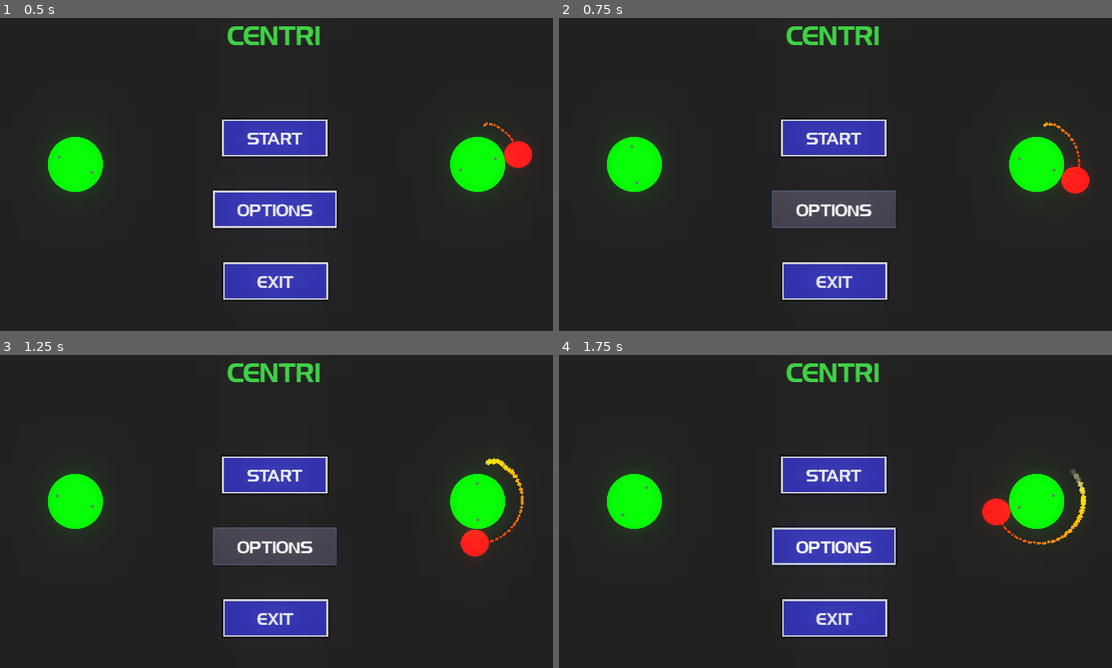
Above: before the commit, frames 1-4 (two rows, left to right).
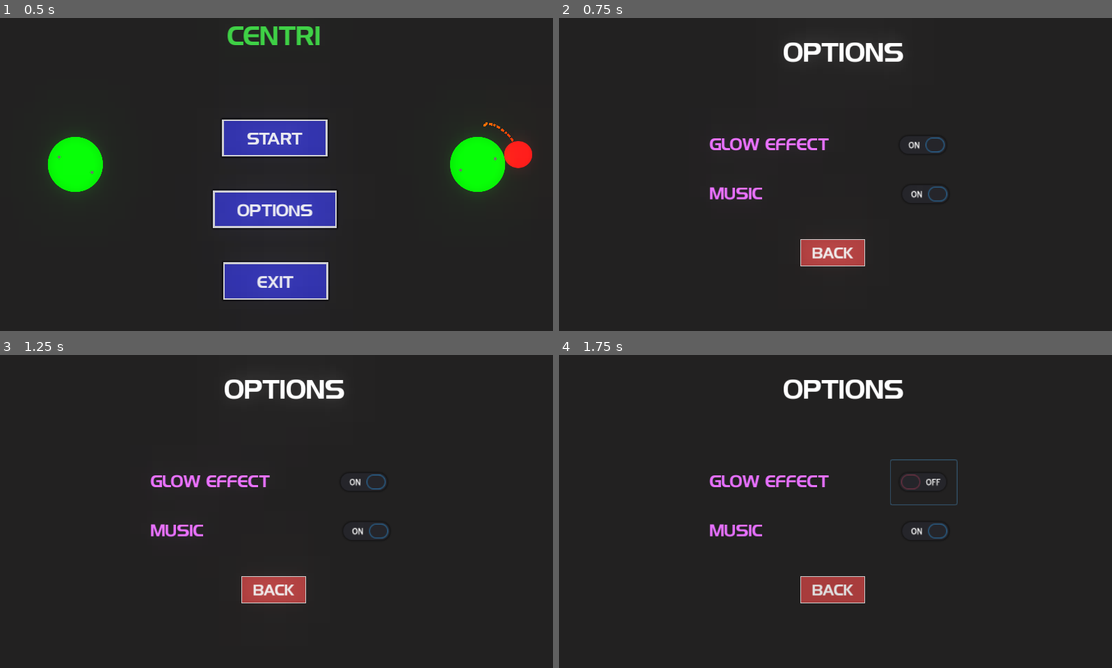
Above: after the commit, the same moments.

Repository: superRaptor911/centri
Game: Godot game, scene res://menus/MainMenu.tscn
Two runs of this game, one before a commit and one after it. Both use one fixed random seed, a clock stepped at 60 frames per second and the inputs below.
Inputs (mouse positions are in pixels of both pictures, inside the frame that each line leads up to):
- Up to frame 1 (0.5 s): no input
- Up to frame 2 (0.75 s): click "OPTIONS" at 0.5 s
- Up to frame 3 (1.25 s): no input
- Up to frame 4 (1.75 s): click (923, 483) at 1.27 s

Frame 1 is identical in both runs. In frame 2, 13% of the frame differs, in the area x 8-96%, y 2-90%; in frame 3, 14%; in frame 4, 14%.

Commit message:
menu update

Diff:
--- /dev/null
+++ b/admob-lib/admob.gd
@@ -0,0 +1,173 @@
+extends Node
+
+class_name Admob, "res://admob-lib/icon.png"
+
+# signals
+signal banner_loaded
+signal banner_failed_to_load(error_code)
+signal interstitial_failed_to_load(error_code)
+signal interstitial_loaded
+signal interstitial_closed
+signal rewarded_video_loaded
+signal rewarded_video_closed
+signal rewarded(currency, amount)
+signal rewarded_video_left_application
+signal rewarded_video_failed_to_load(error_code)
+signal rewarded_video_opened
+signal rewarded_video_started
+
+# properties
+export var is_real:bool setget is_real_set
+export var banner_on_top:bool = true
+export var banner_id:String
+export var interstitial_id:String
+export var rewarded_id:String
+export var child_directed:bool = false
+export var is_personalized:bool = true
+export(String, "G", "PG", "T", "MA") var max_ad_content_rate
+
+# "private" properties
+var _admob_singleton = null
+var _is_interstitial_loaded:bool = false
+var _is_rewarded_video_loaded:bool = false
+
+
+func _enter_tree():
+	if not init():
+		print("Admob Java Singleton not found")
+
+# setters
+func is_real_set(new_val) -> void:
+	is_real = new_val
+# warning-ignore:return_value_discarded
+	init()
+
+func child_directed_set(new_val) -> void:
+	child_directed = new_val
+# warning-ignore:return_value_discarded
+	init()
+
+func is_personalized_set(new_val) -> void:
+	is_personalized = new_val
+# warning-ignore:return_value_discarded
+	init()
+
+func max_ad_content_rate_set(new_val) -> void:
+	if new_val != "G" and new_val != "PG" \
+		and new_val != "T" and new_val != "MA":
+
+		max_ad_content_rate = "G"
+		print("Invalid max_ad_content_rate, using 'G'")
+
+
+# initialization
+func init() -> bool:
+	if(Engine.has_singleton("AdMob")):
+		_admob_singleton = Engine.get_singleton("AdMob")
+		_admob_singleton.initWithContentRating(
+			is_real,
+			get_instance_id(),
+			child_directed,
+			is_personalized,
+			max_ad_content_rate
+		)
+		return true
+	return false
+
+# load
+
+func load_banner() -> void:
+	if _admob_singleton != null:
+		_admob_singleton.loadBanner(banner_id, banner_on_top)
+
+func load_interstitial() -> void:
+	if _admob_singleton != null:
+		_admob_singleton.loadInterstitial(interstitial_id)
+
+func is_interstitial_loaded() -> bool:
+	if _admob_singleton != null:
+		return _is_interstitial_loaded
+	return false
+
+func load_rewarded_video() -> void:
+	if _admob_singleton != null:
+		_admob_singleton.loadRewardedVideo(rewarded_id)
+
+func is_rewarded_video_loaded() -> bool:
+	if _admob_singleton != null:
+		return _is_rewarded_video_loaded
+	return false
+
+# show / hide
+
+func show_banner() -> void:
+	if _admob_singleton != null:
+		_admob_singleton.showBanner()
+
+func hide_banner() -> void:
+	if _admob_singleton != null:
+		_admob_singleton.hideBanner()
+
+func show_interstitial() -> void:
+	if _admob_singleton != null:
+		_admob_singleton.showInterstitial()
+		_is_interstitial_loaded = false
+
+func show_rewarded_video() -> void:
+	if _admob_singleton != null:
+		_admob_singleton.showRewardedVideo()
+		_is_rewarded_video_loaded = false
+
+# resize
+
+func banner_resize() -> void:
+	if _admob_singleton != null:
+		_admob_singleton.resize()
+
+# dimension
+func get_banner_dimension() -> Vector2:
+	if _admob_singleton != null:
+		return Vector2(_admob_singleton.getBannerWidth(), _admob_singleton.getBannerHeight())
+	return Vector2()
+
+# callbacks
+
+func _on_admob_ad_loaded() -> void:
+	emit_signal("banner_loaded")
+
+func _on_admob_banner_failed_to_load(error_code:int) -> void:
+	emit_signal("banner_failed_to_load", error_code)
+
+func _on_interstitial_failed_to_load(error_code:int) -> void:
+	_is_interstitial_loaded = false
+	emit_signal("interstitial_failed_to_load", error_code)
+
+func _on_interstitial_loaded() -> void:
+	_is_interstitial_loaded = true
+	emit_signal("interstitial_loaded")
+
+func _on_interstitial_close() -> void:
+	emit_signal("interstitial_closed")
+
+func _on_rewarded_video_ad_loaded() -> void:
+	_is_rewarded_video_loaded = true
+	emit_signal("rewarded_video_loaded")
+
+func _on_rewarded_video_ad_closed() -> void:
+	emit_signal("rewarded_video_closed")
+
+func _on_rewarded(currency:String, amount:int) -> void:
+	emit_signal("rewarded", currency, amount)
+
+func _on_rewarded_video_ad_left_application() -> void:
+	emit_signal("rewarded_video_left_application")
+
+func _on_rewarded_video_ad_failed_to_load(error_code:int) -> void:
+	_is_rewarded_video_loaded = false
+	emit_signal("rewarded_video_failed_to_load", error_code)
+
+func _on_rewarded_video_ad_opened() -> void:
+	emit_signal("rewarded_video_opened")
+
+func _on_rewarded_video_started() -> void:
+	emit_signal("rewarded_video_started")
--- a/menus/GameOver.gd
+++ b/menus/GameOver.gd
@@ -10,8 +10,13 @@
 
 
 func showScore(score):
+	$score2.text = "HIGH SCORE  " + String(game_states.player_info.high_score)
 	$score.text = "SCORE  " + String(score)
-	tweenStart()
+	if score > game_states.player_info.high_score:
+		$score2.text = "HIGH SCORE  " + String(score)
+		game_states.player_info.high_score = score
+		game_states.saveEverything()
+		tweenStart()
 
 
 func tweenStart():
--- a/menus/GameOver.tscn
+++ b/menus/GameOver.tscn
@@ -1,6 +1,7 @@
-[gd_scene load_steps=8 format=2]
+[gd_scene load_steps=9 format=2]
 
 [ext_resource path="res://hg.ttf" type="DynamicFontData" id=1]
+[ext_resource path="res://admob-lib/admob.gd" type="Script" id=2]
 [ext_resource path="res://menus/GameOver.gd" type="Script" id=3]
 
 [sub_resource type="DynamicFont" id=1]
@@ -141,6 +142,10 @@
 __meta__ = {
 "_edit_use_anchors_": false
 }
+
+[node name="Admob" type="Node" parent="."]
+script = ExtResource( 2 )
+interstitial_id = "ca-app-pub-9443221640471166/5988420865"
 [connection signal="tween_completed" from="Tween" to="." method="_on_Tween_tween_completed"]
 [connection signal="pressed" from="retry" to="." method="_on_retry_pressed"]
 [connection signal="pressed" from="main_menu" to="." method="_on_main_menu_pressed"]
--- a/menus/MainMenu.gd
+++ b/menus/MainMenu.gd
@@ -8,7 +8,10 @@
 
 # Called when the node enters the scene tree for the first time.
 func _ready():
-	pass # Replace with function body.
+	if game_states.game_settings.glow:
+		$WorldEnvironment.environment = load("res://objects/misc/world.tres")
+	else:
+		$WorldEnvironment.environment = load("res://default_env.tres")
 
 
 # Called every frame. 'delta' is the elapsed time since the previous frame.
@@ -21,7 +24,7 @@
 
 
 func _on_option_pressed():
-	pass # Replace with function body.
+	get_tree().change_scene("res://menus/OptionMenu.tscn")
 
 
 func _on_exit_pressed():
--- a/menus/OptionMenu.gd
+++ b/menus/OptionMenu.gd
@@ -8,7 +8,9 @@
 
 # Called when the node enters the scene tree for the first time.
 func _ready():
-	pass # Replace with function body.
+	$Admob.load_banner()
+	$glow/glow.pressed = game_states.game_settings.glow
+
 
 
 # Called every frame. 'delta' is the elapsed time since the previous frame.
@@ -17,13 +19,16 @@
 
 
 func _on_glow_toggled(button_pressed):
+	print("called")
 	if button_pressed:
 		$WorldEnvironment.environment = load("res://objects/misc/world.tres")
 	else:
 		$WorldEnvironment.environment = load("res://default_env.tres")
+	game_states.game_settings.glow = button_pressed
 
 
 func _on_back_pressed():
+	game_states.saveEverything()
 	get_tree().change_scene("res://menus/MainMenu.tscn")
 
 
--- a/menus/OptionMenu.tscn
+++ b/menus/OptionMenu.tscn
@@ -1,8 +1,9 @@
-[gd_scene load_steps=8 format=2]
+[gd_scene load_steps=9 format=2]
 
 [ext_resource path="res://hg.ttf" type="DynamicFontData" id=1]
 [ext_resource path="res://objects/misc/world.tres" type="Environment" id=2]
 [ext_resource path="res://menus/OptionMenu.gd" type="Script" id=3]
+[ext_resource path="res://admob-lib/admob.gd" type="Script" id=4]
 
 [sub_resource type="DynamicFont" id=1]
 size = 56
@@ -108,20 +109,25 @@
 }
 
 [node name="back" type="Button" parent="."]
-anchor_left = 0.5
-anchor_top = 0.794
-anchor_right = 0.5
-anchor_bottom = 0.794
-margin_left = -80.0986
-margin_top = -31.6948
-margin_right = 68.9014
-margin_bottom = 31.3052
+anchor_left = 0.498
+anchor_top = 0.75
+anchor_right = 0.498
+anchor_bottom = 0.75
+margin_left = -74.6747
+margin_top = -31.5183
+margin_right = 74.3253
+margin_bottom = 31.4817
 custom_styles/normal = SubResource( 3 )
 custom_fonts/font = SubResource( 4 )
 text = "BACK"
 __meta__ = {
 "_edit_use_anchors_": false
 }
+
+[node name="Admob" type="Node" parent="."]
+script = ExtResource( 4 )
+banner_on_top = false
+banner_id = "ca-app-pub-9443221640471166/8614584209"
 [connection signal="toggled" from="glow/glow" to="." method="_on_glow_toggled"]
 [connection signal="toggled" from="music/music" to="." method="_on_music_toggled"]
 [connection signal="pressed" from="back" to="." method="_on_back_pressed"]
--- a/objects/global/game_states.gd
+++ b/objects/global/game_states.gd
@@ -1,10 +1,67 @@
 extends Node
 
 var game_settings = {
+	version = 1.0,
 	glow = true,
-	music = true
+	music = true,
 }
 
 var player_info = {
 	high_score = 0
 }
+
+var main_music = AudioStreamPlayer.new()
+var stream = preload("res://music/BoxCat_Games_-_10_-_Epic_Song.ogg")
+
+func _ready():
+	add_child(main_music)
+	main_music.stream = stream
+	main_music.play()
+	if load_data("user://game_settings").has("version"):
+		loadEverything()
+	else:
+		print("first run")
+		saveEverything()
+
+func saveEverything():
+	save_data("user://game_settings",game_settings)
+	save_data("user://pinfo",player_info)
+
+
+func loadEverything():
+	game_settings = load_data("user://game_settings")
+	player_info = load_data("user://pinfo")
+
+
+func save_data(save_path : String, data : Dictionary,use_enc = true) -> void:
+	var data_string = JSON.print(data)
+	var file = File.new()
+	var json_error = validate_json(data_string)
+	if json_error:
+		print_debug("JSON IS NOT VALID FOR: " + data_string)
+		print_debug("error: " + json_error)
+		return
+
+	if use_enc:
+		file.open_encrypted_with_pass(save_path, File.WRITE, OS.get_unique_id())
+	else:
+		print("no enc")
+		file.open(save_path,File.WRITE)
+	file.store_string(data_string)
+	file.close()
+
+
+func load_data(save_path : String = "user://game.dat", use_enc = true) -> Dictionary:
+	var file : File = File.new()
+	if not file.file_exists(save_path):
+		print_debug('file [%s] does not exist; creating' % save_path)
+		save_data(save_path, {},use_enc)
+	if use_enc:
+		file.open_encrypted_with_pass(save_path, File.READ, OS.get_unique_id())
+	else:
+		print("no enc")
+		file.open(save_path,File.READ)
+	var json : String = file.get_as_text()
+	var data = parse_json(json)
+	file.close()
+	return data
--- a/objects/world.gd
+++ b/objects/world.gd
@@ -17,13 +17,17 @@
 var cur_rot_ref = null
 
 func _ready():
+	game_states.main_music.stop()
 	rand_seed(OS.get_unix_time())
 	randomize()
+	if game_states.game_settings.glow:
+		$WorldEnvironment.environment = load("res://objects/misc/world.tres")
+	else:
+		$WorldEnvironment.environment = load("res://default_env.tres")
 	startGame()
 
 
 func startGame():
-	$music.play()
 	if game:
 		print_debug("Error : game not freed")
 		game.queue_free()
@@ -33,6 +37,8 @@
 	camera = game.get_node("ball/Camera2D")
 	game.get_node("ball").connect("game_over",self,"_on_game_over")
 	genRotators()
+	#yield(get_tree().create_timer(1), "timeout")
+	$music.play()
 
 
 func endGame():
@@ -55,6 +61,12 @@
 	var rtn = Vector2()
 	rtn.x = (randf() * (1280 - min_dist) + min_dist)
 	rtn.y = (randf() * (720 - min_dist) + min_dist)
+	var rots = get_tree().get_nodes_in_group("Rotator")
+	print(rots.size())
+	for i in rots:
+		if (i.position - rtn).length() < 250:
+			print("close call fixing")
+			rtn += (rtn - i.position).normalized() * 200
 	return rtn
 
 
@@ -93,4 +105,5 @@
 	startGame()
 
 func go_to_mainMenu():
+	game_states.main_music.play()
 	get_tree().change_scene("res://menus/MainMenu.tscn")
--- a/project.godot
+++ b/project.godot
@@ -8,10 +8,19 @@
 
 config_version=4
 
-_global_script_classes=[  ]
+_global_script_classes=[ {
+"base": "Node",
+"class": "Admob",
+"language": "GDScript",
+"path": "res://admob-lib/admob.gd"
+} ]
 _global_script_class_icons={
+"Admob": "res://admob-lib/icon.png"
+}
 
-}
+[android]
+
+modules="org/godotengine/godot/GodotAdMob"
 
 [application]
 
Binary file added: admob-lib/icon.png
Not shown, changed: export_presets.cfg
Not shown: 5 places in objects/world.tscn that only renumber resources
Not shown, changed: .gitignore
Not shown, added: music/BoxCat_Games_-_10_-_Epic_Song.ogg
